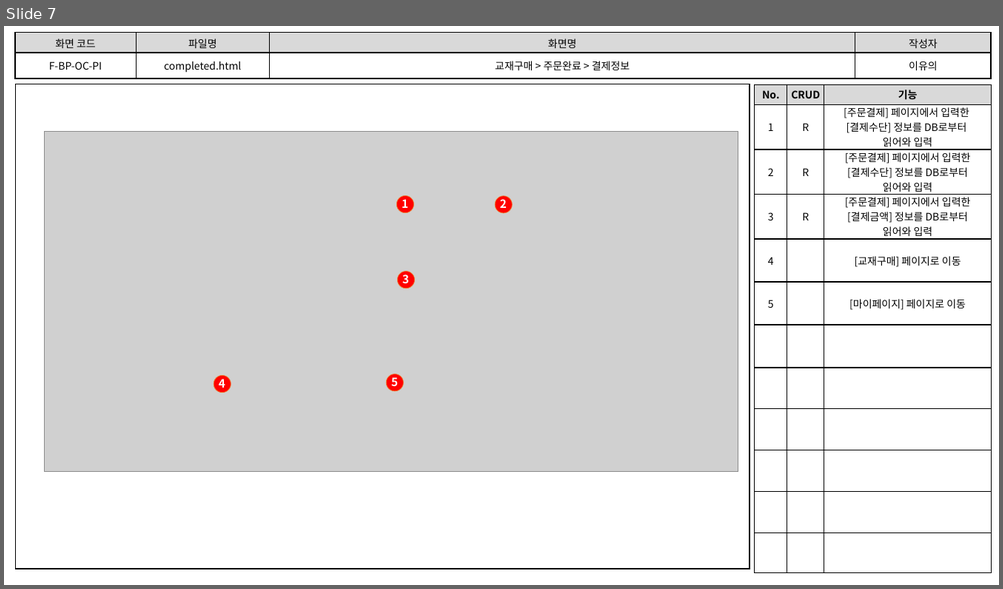
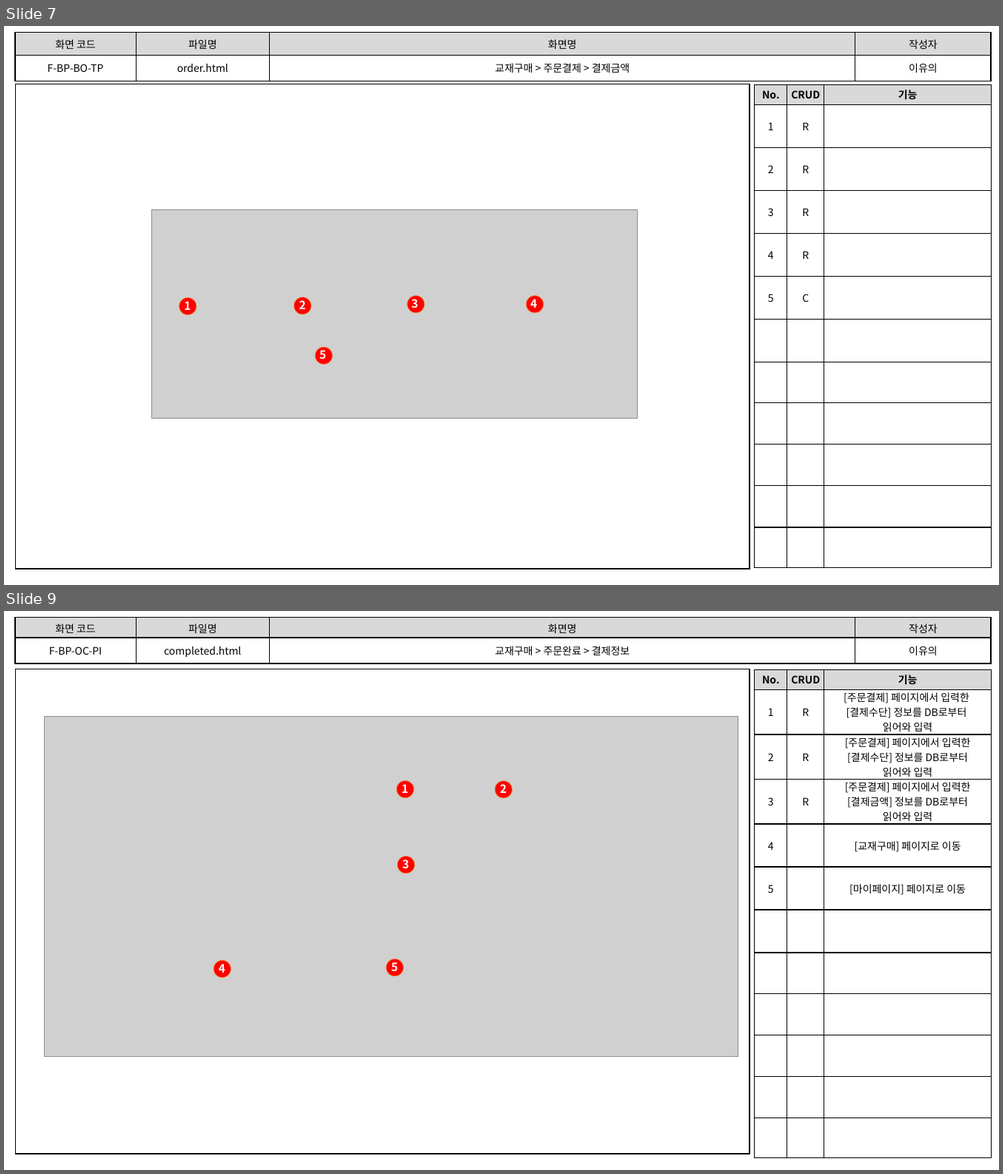
Before and after one commit to index506/cosmo6th_3thGroup, a slide deck: 3rd_Project/Member/Lee/기능,화면,테스트 문서/3th_Project_화면 설계도(이유의).pptx. Shown one above the other, each under a label of ours: slide 7 before the commit, slides 7 and 9 after it; the slides between them are not shown. The pictures are 1003x589 and 1003x1174 pixels, drawn with LibreOffice and Linux fonts; fonts in the diff are those of the drawing; grey boxes stand for pictures. Boxes give left, top, right and bottom in pixels: in the first picture for what was removed or moved away, otherwise in the second. Text is boxed around its words. In the diff, an @@ line names an element or a change of style, - is before the commit and + after.

Commit message:
유의 업데이트

```diff
--- a/3rd_Project/Member/Lee/기능,화면,테스트 문서/3th_Project_화면 설계도(이유의).pptx
+++ b/3rd_Project/Member/Lee/기능,화면,테스트 문서/3th_Project_화면 설계도(이유의).pptx
@@ slide 7 added at box(4, 26, 999, 585), background #FFFFFF @@
@@ table added at box(15, 33, 991, 79), 2 rows, 4 columns @@
+화면 코드 | 파일명 | 화면명 | 작성자
+F-BP-BO-TP | order.html | 교재구매 > 주문결제 > 결제금액 | 이유의
@@ rectangle added at box(16, 84, 750, 569), outline #000000 1 pt @@
@@ table added at box(754, 85, 992, 568), 12 rows, 3 columns @@
+No. | CRUD | 기능
+1 | R | 
+2 | R | 
+3 | R | 
+4 | R | 
+5 | C | 
+ |  | 
+ |  | 
+ |  | 
+ |  | 
+ |  | 
+ |  | 
@@ picture added at box(152, 210, 637, 418) @@
@@ ellipse added at box(179, 298, 196, 315), fill #FF0000, outline #ED7D31 0.5 pt @@
@@ text added at box(184, 298, 190, 310), 11 pt, text #FFFFFF, bold @@
+1
@@ ellipse added at box(294, 298, 311, 315), fill #FF0000, outline #ED7D31 0.5 pt @@
@@ text added at box(299, 301, 306, 309), 11 pt, text #FFFFFF, bold @@
+2
@@ ellipse added at box(407, 296, 424, 313), fill #FF0000, outline #ED7D31 0.5 pt @@
@@ text added at box(411, 296, 418, 309), 11 pt, text #FFFFFF, bold @@
+3
@@ ellipse added at box(526, 296, 543, 313), fill #FF0000, outline #ED7D31 0.5 pt @@
@@ text added at box(530, 296, 537, 308), 11 pt, text #FFFFFF, bold @@
+4
@@ ellipse added at box(315, 348, 333, 365), fill #FF0000, outline #ED7D31 0.5 pt @@
@@ text added at box(319, 348, 326, 359), 11 pt, text #FFFFFF, bold @@
+5
@@ what was slide 7 is now slide 9 @@
```
Also in this commit, not shown: 4 slides changed, 1 other slide added, 2 other files.
